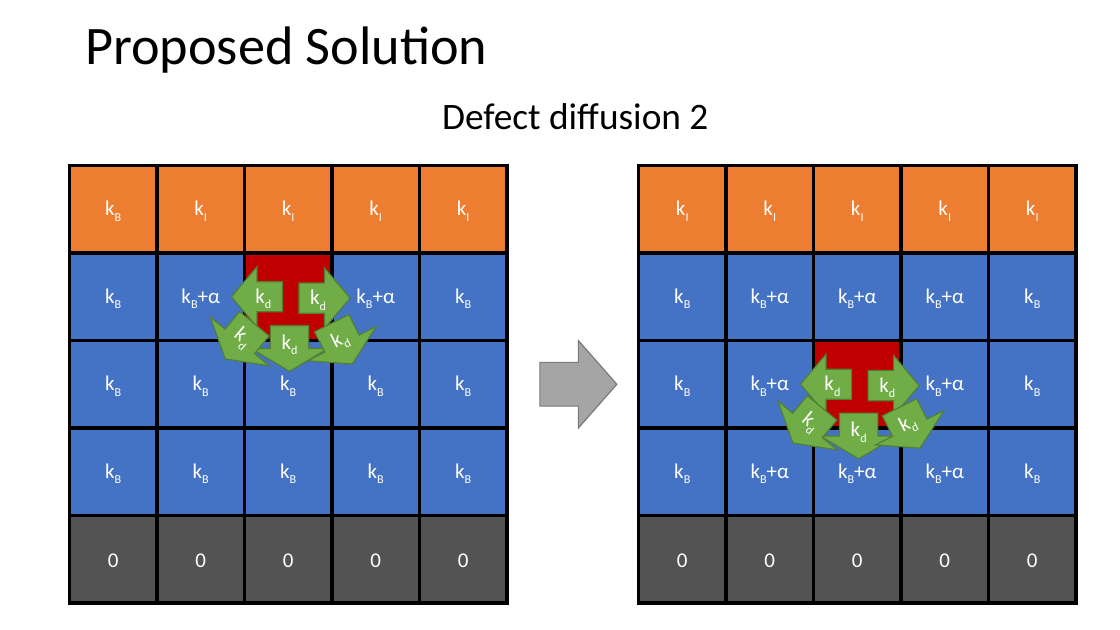
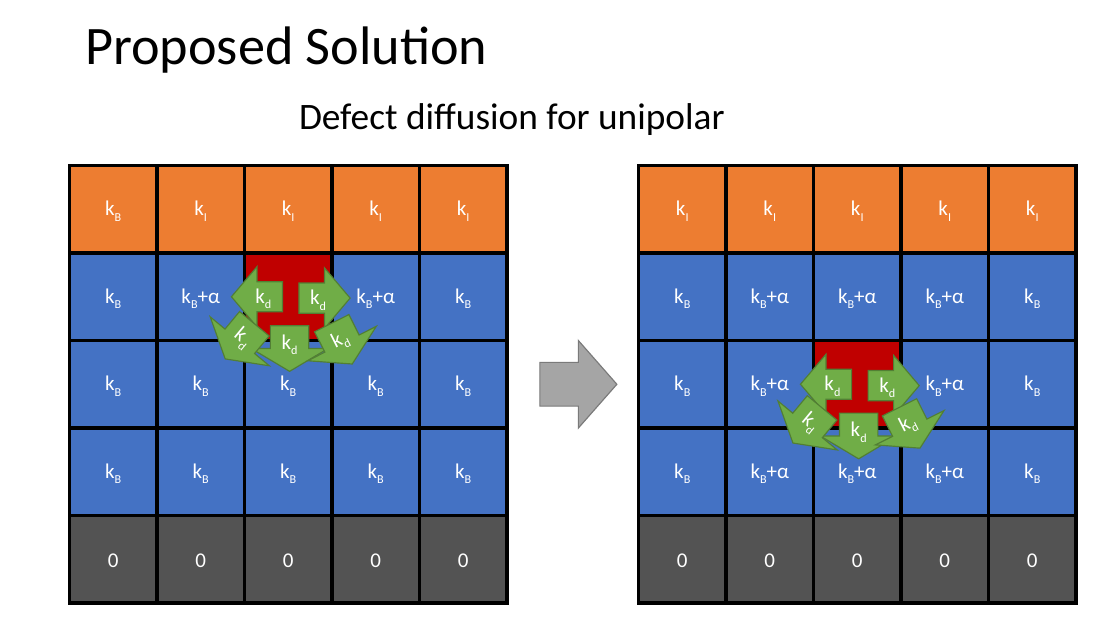
Before and after one commit to ChrisLiutx/Monte-Carlos-MgO-TDDB, a slide deck: slide 31 of Notes.pptx (slide 22 before the commit). Drawn at 1120x630 pixels with LibreOffice and Linux fonts; fonts in the diff are those of the drawing. Boxes give left, top, right and bottom in pixels: in the first picture for what was removed or moved away, otherwise in the second. Text is boxed around its words. In the diff, an @@ line names an element or a change of style, - is before the commit and + after.

```diff
--- a/Notes.pptx
+++ b/Notes.pptx
@@ text at <box>299,103,724,135</box>: text changed @@
-Defect diffusion 2
+Defect diffusion for unipolar
```
Also in this commit, not shown: 3 other slides changed, 12 slides added, 1 slide removed, 4 other files.
